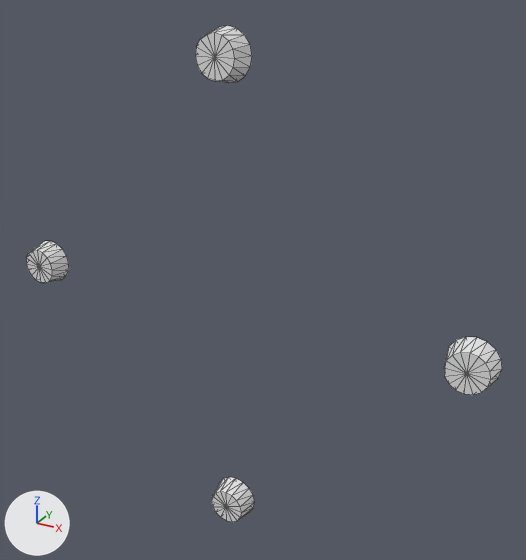
The OBJ model assets/meshes/drones/mavic4pro/mavic4pro__motor.obj: old version first, new version second.
The view is the same before and after, from a camera (50 mm lens) standing at (0.287, -0.479, 0.263) and looking at (0.021, 0.004, 0.021). The axes (+X, +Y, +Z) are drawn at lower left. The lights are the same throughout. The picture after the commit comes second. Mesh edges are drawn as thin lines. Where no turn or scale is listed for an object, it has been applied to the vertices.

Names of what the first picture shows: 'mavic4pro__motor'.
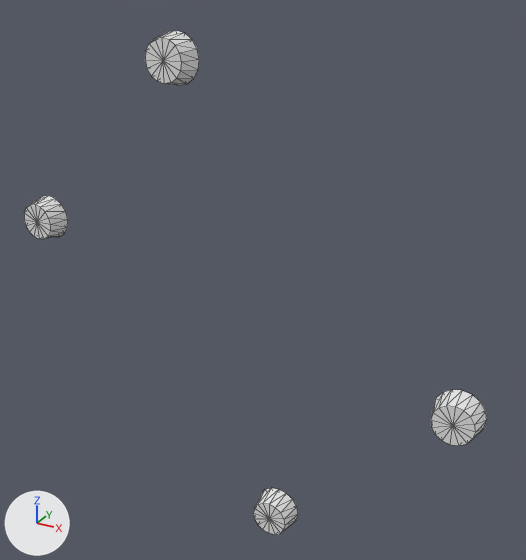
Patch to the scene script:
```diff
--- a/assets/meshes/drones/mavic4pro/mavic4pro__motor.obj.py
+++ b/assets/meshes/drones/mavic4pro/mavic4pro__motor.obj.py
@@ me_mavic4pro__motor @@
 # used by ob_mavic4pro__motor; location = (0.0, 0.0, 0.0)
-me_mavic4pro__motor.from_pydata(...)  # 136 vertices, 256 faces; spans x -0.22..0.22, y -0.027..-0.009, z -0.22..0.22
+me_mavic4pro__motor.from_pydata(...)  # 136 vertices, 256 faces; spans x -0.215..0.215, y -0.027..-0.009, z -0.215..0.215
+# me_mavic4pro__motor part 1: the loose piece of 34 vertices spanning x -0.22..-0.18, y -0.027..-0.009, z -0.02..0.02 is moved by (0.005, 0.0, 0.045)
+# me_mavic4pro__motor part 2: the loose piece of 34 vertices spanning x -0.02..0.02, y -0.027..-0.009, z -0.22..-0.18 is moved by (0.045, 0.0, 0.005)
+# me_mavic4pro__motor part 3: the loose piece of 34 vertices spanning x 0.18..0.22, y -0.027..-0.009, z -0.02..0.02 is moved by (-0.005, 0.0, -0.045)
+# me_mavic4pro__motor part 4: the loose piece of 34 vertices spanning x -0.02..0.02, y -0.027..-0.009, z 0.18..0.22 is moved by (-0.045, 0.0, -0.005)
```

Pixel boxes (x1, y1, x2, y2) of what changed, in the pictures (526 x 560 px; the box of a moved part takes in the faces that stretch with it):
'mavic4pro__motor', reshaped: before (26, 25, 502, 522); after (24, 30, 487, 534)
part 1 of me_mavic4pro__motor, moved or reshaped: before (26, 241, 69, 283); after (24, 196, 68, 239)
part 2 of me_mavic4pro__motor, moved or reshaped: before (211, 477, 255, 522); after (253, 488, 298, 534)
part 3 of me_mavic4pro__motor, moved or reshaped: before (444, 337, 502, 395); after (431, 390, 487, 446)
part 4 of me_mavic4pro__motor, moved or reshaped: before (195, 25, 252, 83); after (145, 30, 199, 85)
